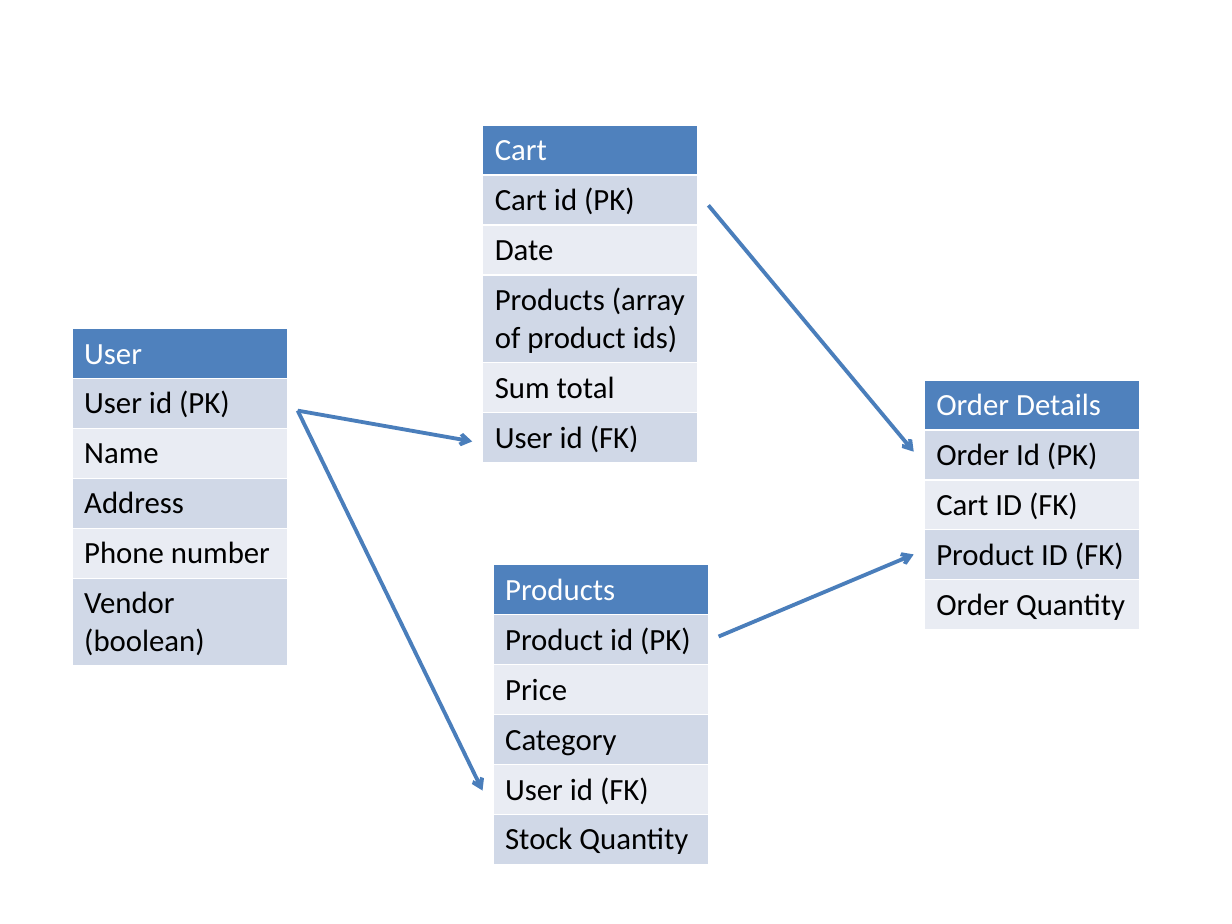
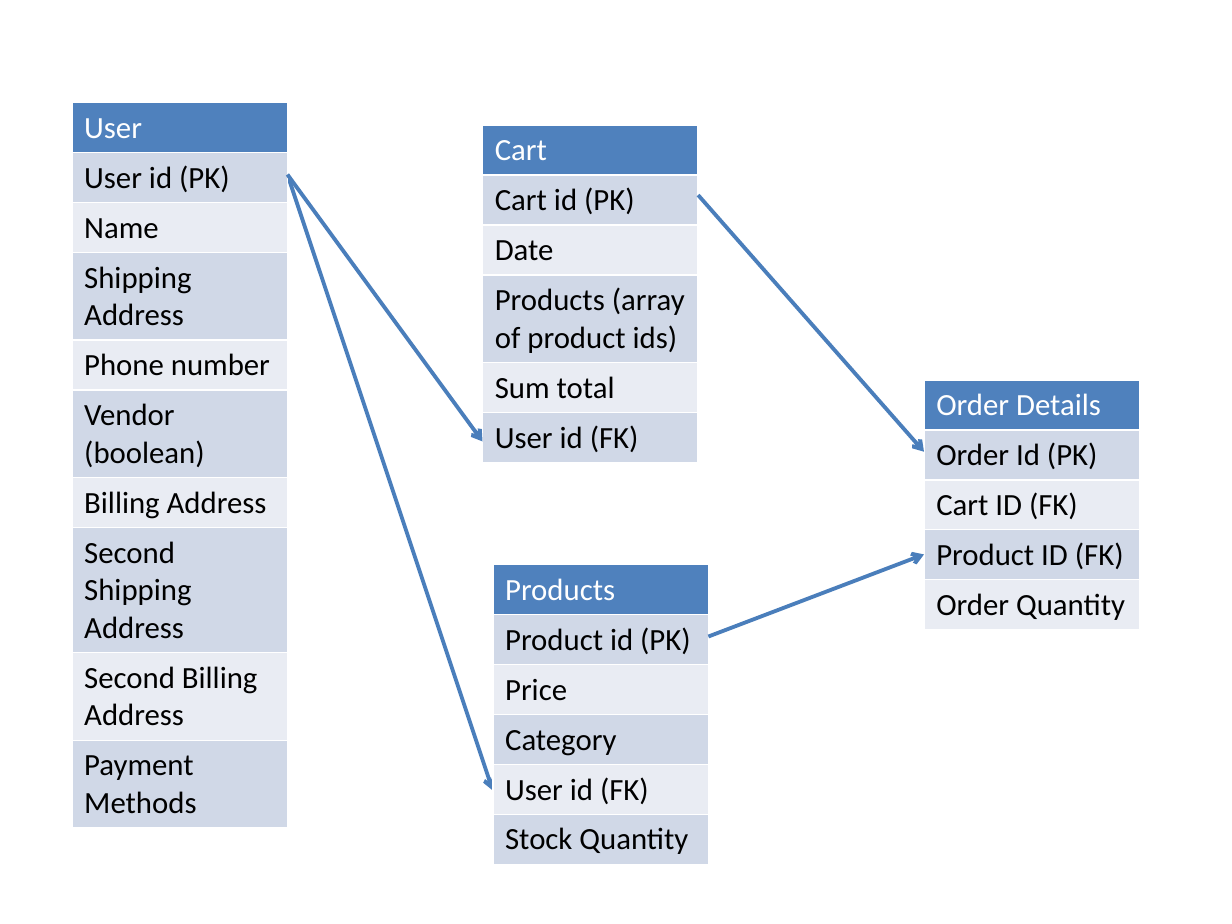
Before and after one commit to nss-day-cohort-24/uix-bangazon-lite-missfit, a slide deck: slide 2 of research/Tickets_and_Data_Structure.pptx. Drawn at 1232x924 pixels with LibreOffice and Linux fonts; fonts in the diff are those of the drawing. Boxes give left, top, right and bottom in pixels: in the first picture for what was removed or moved away, otherwise in the second. Text is boxed around its words. In the diff, an @@ line names an element or a change of style, - is before the commit and + after.

Commit message:
must have modified this and not commited it

```diff
--- a/research/Tickets_and_Data_Structure.pptx
+++ b/research/Tickets_and_Data_Structure.pptx
@@ table at (71, 102, 287, 821) @@
-row 4, column 1: Address
+row 4, column 1: Shipping Address
+row 7: Billing Address
+row 8: Second Shipping Address
+row 9: Second Billing Address
+row 10: Payment Methods
@@ table: place and size @@
-table at (71, 329, 287, 665)
+table at (71, 102, 287, 821)
@@ arrow moved from (298, 410) - (483, 791) to (287, 175) - (493, 791) @@
@@ arrow moved from (298, 410) - (472, 441) to (287, 175) - (483, 441) @@
@@ arrow moved from (708, 206) - (914, 452) to (699, 195) - (924, 452) @@
@@ arrow moved from (718, 637) - (914, 554) to (708, 637) - (924, 554) @@
```
